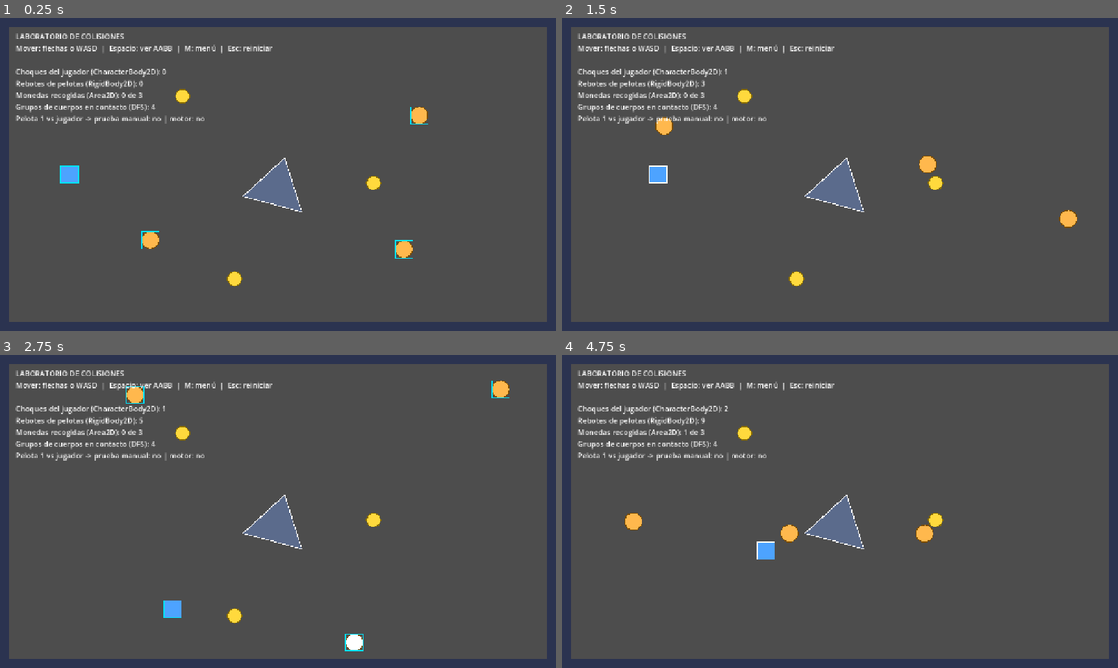
Above: before the commit, frames 1-4 (two rows, left to right).
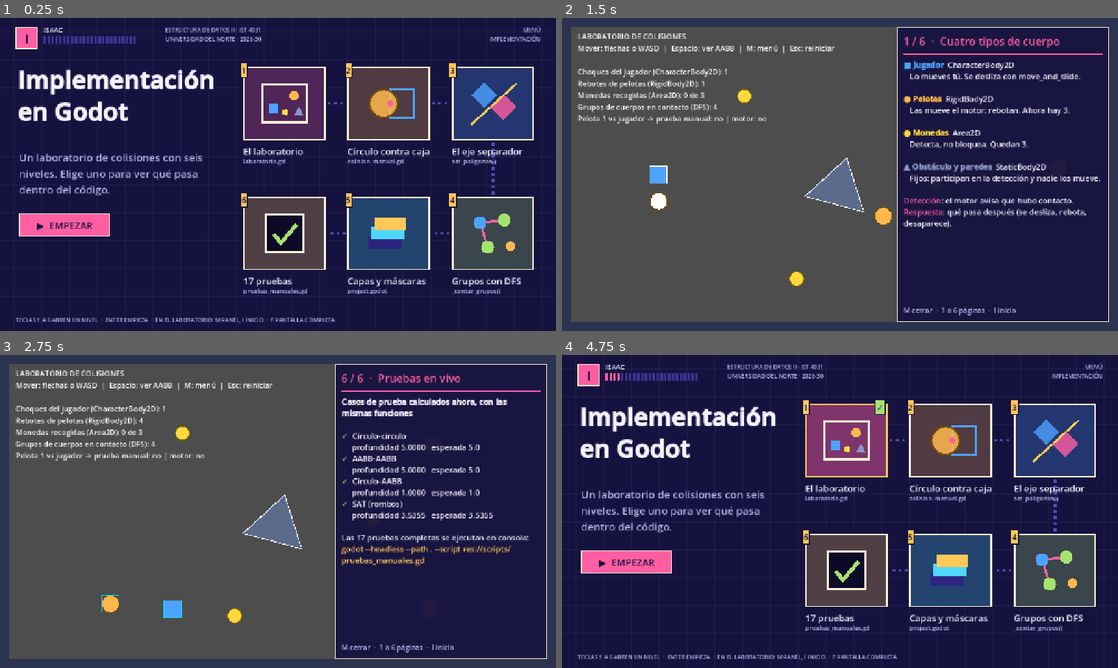
Above: after the commit, the same moments.

Repository: monte1003/Aplicacion-t-cnicas-de-colision-videojuegos-godot
Game: Godot game, scene res://escenas/inicio.tscn
Two runs of this game, one before a commit and one after it. Both use one fixed random seed, a clock stepped at 60 frames per second and the inputs below. Before the commit the project starts from res://escenas/laboratorio.tscn.
Inputs (mouse positions are in pixels of both pictures, inside the frame that each line leads up to):
- Up to frame 1 (0.25 s): no input
- Up to frame 2 (1.5 s): click (845, 102) at 0.52 s; tap Enter (ui_accept) at 1.25 s; hold Right (ui_right) from 1.28 s (still down); tap 1 at 1.35 s
- Up to frame 3 (2.75 s): tap Enter (ui_accept) at 1.52, 2.27 s; tap 6 at 1.55, 2.1 s; release Right (ui_right) at 2.03 s; hold Down (ui_down) from 2.03 s (still down); tap Keypad Enter at 2.3 s
- Up to frame 4 (4.75 s): release Down (ui_down) at 2.78 s; hold Right (ui_right) 2.78-3.53 s; tap Keypad Enter at 2.85 s; tap Space at 3.05, 3.6 s; hold Up (ui_up) 3.53-4.28 s; tap Enter (ui_accept) at 3.77, 4.52 s; tap F at 3.8, 4.35 s; hold Left (ui_left) from 4.28 s (still down); tap I at 4.55 s

The runs differ from the first frame. In frame 1, 92% of the frame differs, in the area x 0-100%, y 0-100%; in frame 2, 36%; in frame 3, 36%; in frame 4, 92%.

Commit message:
Agregar pantalla de inicio con seis niveles y página de SAT en el panel
El juego arranca en inicio.tscn; elegir un nivel abre el laboratorio con el
panel en esa página. El panel pasa a seis páginas (SAT en vivo contra el
triángulo) y la tecla I vuelve al inicio. Verificado con Godot 4.7: 17/17
pruebas, flujo inicio-laboratorio-inicio y capturas renderizadas.

Co-Authored-By: Claude Sonnet 5.5 <noreply@anthropic.com>
Claude-Session: https://claude.ai/code/session_01Jqc6UiQuMriwKK7kAoZ1g7

Diff:
--- /dev/null
+++ b/escenas/inicio.tscn
@@ -0,0 +1,12 @@
+[gd_scene load_steps=2 format=3]
+
+[ext_resource type="Script" path="res://scripts/inicio.gd" id="1_inicio"]
+
+[node name="Inicio" type="Control"]
+layout_mode = 3
+anchors_preset = 15
+anchor_right = 1.0
+anchor_bottom = 1.0
+grow_horizontal = 2
+grow_vertical = 2
+script = ExtResource("1_inicio")
--- a/project.godot
+++ b/project.godot
@@ -11,7 +11,7 @@
 [application]
 
 config/name="Ejemplo colision videojuegos"
-run/main_scene="res://escenas/laboratorio.tscn"
+run/main_scene="res://escenas/inicio.tscn"
 config/features=PackedStringArray("4.7", "Forward Plus")
 config/icon="res://icon.svg"
 
--- /dev/null
+++ b/scripts/inicio.gd
@@ -0,0 +1,225 @@
+extends Control
+## Pantalla de inicio: elegir un nivel abre el laboratorio con el panel (tecla M) en esa página.
+
+const LABORATORIO: String = "res://escenas/laboratorio.tscn"
+const C_FONDO: Color = Color("161240")
+const C_CREMA: Color = Color("fff3d6")
+const C_ROSA: Color = Color("ff5fa2")
+const C_AMARILLO: Color = Color("ffc857")
+const C_VERDE: Color = Color("a6e36e")
+const C_TEXTO: Color = Color("f7f2ff")
+const C_SUAVE: Color = Color("b9b2e8")
+const ANCHO_FICHA: float = 190.0
+const ALTO_FICHA: float = 170.0
+
+const NIVELES: Array = [
+	{"titulo": "El laboratorio", "archivo": "laboratorio.gd", "color": Color("ff5fa2")},
+	{"titulo": "Círculo contra caja", "archivo": "colision_manual.gd", "color": Color("ffb84d")},
+	{"titulo": "El eje separador", "archivo": "sat_poligonos()", "color": Color("4da3ff")},
+	{"titulo": "Grupos con DFS", "archivo": "_contar_grupos()", "color": Color("a6e36e")},
+	{"titulo": "Capas y máscaras", "archivo": "project.godot", "color": Color("4fd8ff")},
+	{"titulo": "17 pruebas", "archivo": "pruebas_manuales.gd", "color": Color("ffc857")},
+]
+## Posición de cada ficha: tres arriba y tres abajo, recorrido en zigzag.
+const POSICIONES: Array[Vector2] = [
+	Vector2(560.0, 112.0), Vector2(800.0, 112.0), Vector2(1040.0, 112.0),
+	Vector2(1040.0, 410.0), Vector2(800.0, 410.0), Vector2(560.0, 410.0),
+]
+
+var _insignias: Array[Label] = []
+
+
+func _ready() -> void:
+	_construir_textos()
+	for i in NIVELES.size():
+		_crear_ficha(i)
+
+
+func _construir_textos() -> void:
+	var avatar: Label = _etiqueta("I", Vector2(36.0, 20.0), 30, C_FONDO)
+	avatar.custom_minimum_size = Vector2(52.0, 52.0)
+	avatar.size = Vector2(52.0, 52.0)
+	avatar.horizontal_alignment = HORIZONTAL_ALIGNMENT_CENTER
+	avatar.vertical_alignment = VERTICAL_ALIGNMENT_CENTER
+	avatar.add_theme_stylebox_override("normal", _caja(C_ROSA, C_CREMA, 3))
+	_etiqueta("ISAAC", Vector2(100.0, 16.0), 15, C_TEXTO)
+	_etiqueta("ESTRUCTURA DE DATOS II · IST 4031\nUNIVERSIDAD DEL NORTE · 2026-30", Vector2(380.0, 18.0), 13, C_SUAVE).horizontal_alignment = HORIZONTAL_ALIGNMENT_CENTER
+	var derecha: Label = _etiqueta("MENÚ\nIMPLEMENTACIÓN", Vector2(900.0, 18.0), 13, C_SUAVE)
+	derecha.size = Vector2(344.0, 40.0)
+	derecha.horizontal_alignment = HORIZONTAL_ALIGNMENT_RIGHT
+
+	var fuente: FontVariation = FontVariation.new()
+	fuente.base_font = ThemeDB.fallback_font
+	fuente.variation_embolden = 0.9
+	var titulo: Label = _etiqueta("Implementación\nen Godot", Vector2(40.0, 104.0), 56, C_TEXTO)
+	titulo.add_theme_font_override("font", fuente)
+	titulo.add_theme_constant_override("line_spacing", -4)
+
+	var sub: Label = _etiqueta("Un laboratorio de colisiones con seis niveles. Elige uno para ver qué pasa dentro del código.", Vector2(44.0, 304.0), 24, C_SUAVE)
+	sub.autowrap_mode = TextServer.AUTOWRAP_WORD_SMART
+	sub.custom_minimum_size = Vector2(440.0, 0.0)
+	sub.size = Vector2(440.0, 120.0)
+
+	var empezar: Button = Button.new()
+	empezar.text = "▶  EMPEZAR"
+	empezar.position = Vector2(44.0, 450.0)
+	empezar.custom_minimum_size = Vector2(210.0, 54.0)
+	empezar.focus_mode = Control.FOCUS_NONE
+	empezar.add_theme_font_size_override("font_size", 22)
+	empezar.add_theme_color_override("font_color", C_FONDO)
+	empezar.add_theme_color_override("font_hover_color", C_FONDO)
+	empezar.add_theme_color_override("font_pressed_color", C_FONDO)
+	empezar.add_theme_stylebox_override("normal", _caja(C_ROSA, C_CREMA, 3))
+	empezar.add_theme_stylebox_override("hover", _caja(C_ROSA.lightened(0.2), C_AMARILLO, 3))
+	empezar.add_theme_stylebox_override("pressed", _caja(C_ROSA.darkened(0.15), C_CREMA, 3))
+	empezar.pressed.connect(_abrir.bind(1))
+	add_child(empezar)
+
+	_etiqueta("TECLAS 1 A 6 ABREN UN NIVEL  ·  ENTER EMPIEZA  ·  EN EL LABORATORIO: M PANEL, I INICIO  ·  F PANTALLA COMPLETA", Vector2(36.0, 686.0), 13, C_SUAVE)
+
+
+func _crear_ficha(indice: int) -> void:
+	var nivel: Dictionary = NIVELES[indice]
+	var color: Color = nivel["color"]
+	var origen: Vector2 = POSICIONES[indice]
+
+	var ficha: Button = Button.new()
+	ficha.position = origen
+	ficha.custom_minimum_size = Vector2(ANCHO_FICHA, ALTO_FICHA)
+	ficha.size = Vector2(ANCHO_FICHA, ALTO_FICHA)
+	ficha.focus_mode = Control.FOCUS_NONE
+	ficha.tooltip_text = "%d. %s" % [indice + 1, nivel["titulo"]]
+	ficha.add_theme_stylebox_override("normal", _caja(C_FONDO.lerp(color, 0.25), C_CREMA, 4))
+	ficha.add_theme_stylebox_override("hover", _caja(C_FONDO.lerp(color, 0.45), C_AMARILLO, 4))
+	ficha.add_theme_stylebox_override("pressed", _caja(C_FONDO.lerp(color, 0.35), C_AMARILLO, 4))
+	ficha.pressed.connect(_abrir.bind(indice + 1))
+	ficha.draw.connect(_dibujar_icono.bind(ficha, indice))
+	add_child(ficha)
+
+	var numero: Label = _etiqueta(str(indice + 1), origen + Vector2(-8.0, -10.0), 20, C_FONDO)
+	numero.add_theme_stylebox_override("normal", _caja(C_AMARILLO, C_FONDO, 3))
+	numero.horizontal_alignment = HORIZONTAL_ALIGNMENT_CENTER
+
+	var visto: Label = _etiqueta("✓", origen + Vector2(ANCHO_FICHA - 30.0, -10.0), 20, C_FONDO)
+	visto.add_theme_stylebox_override("normal", _caja(C_VERDE, C_FONDO, 3))
+	visto.horizontal_alignment = HORIZONTAL_ALIGNMENT_CENTER
+	visto.visible = _visitados().has(indice + 1)
+	_insignias.append(visto)
+
+	_etiqueta(nivel["titulo"], origen + Vector2(0.0, ALTO_FICHA + 10.0), 21, C_TEXTO)
+	_etiqueta(nivel["archivo"], origen + Vector2(0.0, ALTO_FICHA + 38.0), 14, C_SUAVE)
+
+
+func _etiqueta(texto: String, posicion: Vector2, tamano: int, color: Color) -> Label:
+	var e: Label = Label.new()
+	e.text = texto
+	e.position = posicion
+	e.mouse_filter = Control.MOUSE_FILTER_IGNORE
+	e.add_theme_font_size_override("font_size", tamano)
+	e.add_theme_color_override("font_color", color)
+	add_child(e)
+	return e
+
+
+func _caja(relleno: Color, borde: Color, grosor: int) -> StyleBoxFlat:
+	var s: StyleBoxFlat = StyleBoxFlat.new()
+	s.bg_color = relleno
+	s.border_color = borde
+	s.set_border_width_all(grosor)
+	s.set_content_margin_all(4)
+	return s
+
+
+func _visitados() -> Dictionary:
+	if not Engine.has_meta("niveles_visitados"):
+		Engine.set_meta("niveles_visitados", {})
+	return Engine.get_meta("niveles_visitados")
+
+
+func _abrir(nivel: int) -> void:
+	_visitados()[nivel] = true
+	Engine.set_meta("pagina_inicial", nivel)
+	get_tree().change_scene_to_file(LABORATORIO)
+
+
+func _unhandled_key_input(evento: InputEvent) -> void:
+	var tecla: InputEventKey = evento as InputEventKey
+	if tecla == null or not tecla.pressed or tecla.echo:
+		return
+	if tecla.physical_keycode >= KEY_1 and tecla.physical_keycode <= KEY_6:
+		_abrir(tecla.physical_keycode - KEY_1 + 1)
+	elif tecla.physical_keycode == KEY_ENTER or tecla.physical_keycode == KEY_KP_ENTER or tecla.physical_keycode == KEY_SPACE:
+		_abrir(1)
+	elif tecla.physical_keycode == KEY_F:
+		if DisplayServer.window_get_mode() == DisplayServer.WINDOW_MODE_FULLSCREEN:
+			DisplayServer.window_set_mode(DisplayServer.WINDOW_MODE_WINDOWED)
+		else:
+			DisplayServer.window_set_mode(DisplayServer.WINDOW_MODE_FULLSCREEN)
+
+
+func _draw() -> void:
+	var tam: Vector2 = get_viewport_rect().size
+	draw_rect(Rect2(Vector2.ZERO, tam), C_FONDO)
+	var linea: Color = Color(1.0, 1.0, 1.0, 0.035)
+	var x: float = 0.0
+	while x < tam.x:
+		draw_line(Vector2(x, 0.0), Vector2(x, tam.y), linea, 1.0)
+		x += 32.0
+	var y: float = 0.0
+	while y < tam.y:
+		draw_line(Vector2(0.0, y), Vector2(tam.x, y), linea, 1.0)
+		y += 32.0
+	# barra de progreso: un segmento de 24 por cada sexto de niveles vistos
+	var activos: int = roundi(_visitados().size() / 6.0 * 24.0)
+	for i in 24:
+		var c: Color = C_ROSA if i < activos else Color("3a3392")
+		draw_rect(Rect2(100.0 + i * 9.0, 42.0, 6.0, 16.0), c)
+	# camino punteado entre fichas
+	var mitad: Vector2 = Vector2(ANCHO_FICHA, ALTO_FICHA) / 2.0
+	var punteado: Color = Color("5149b8")
+	for par: Array in [[0, 1], [1, 2], [2, 3], [3, 4], [4, 5]]:
+		var a: Vector2 = POSICIONES[par[0]] + mitad
+		var b: Vector2 = POSICIONES[par[1]] + mitad
+		var dir: Vector2 = (b - a).normalized()
+		var largo: float = a.distance_to(b) - ANCHO_FICHA if absf(dir.x) > 0.5 else a.distance_to(b) - ALTO_FICHA
+		var inicio: Vector2 = a + dir * (ANCHO_FICHA / 2.0 if absf(dir.x) > 0.5 else ALTO_FICHA / 2.0)
+		var d: float = 8.0
+		while d < largo - 4.0:
+			draw_rect(Rect2(inicio + dir * d - Vector2(3.0, 3.0), Vector2(6.0, 6.0)), punteado)
+			d += 14.0
+
+
+func _dibujar_icono(ficha: Control, indice: int) -> void:
+	var c: Vector2 = ficha.size / 2.0
+	var crema: Color = C_CREMA
+	match indice:
+		0:
+			ficha.draw_rect(Rect2(c + Vector2(-52.0, -44.0), Vector2(104.0, 88.0)), crema, false, 5.0)
+			ficha.draw_circle(c + Vector2(22.0, -18.0), 11.0, Color("ffb84d"))
+			ficha.draw_rect(Rect2(c + Vector2(-36.0, 0.0), Vector2(22.0, 22.0)), Color("4da3ff"))
+			ficha.draw_circle(c + Vector2(2.0, 20.0), 7.0, Color("ffd93d"))
+			ficha.draw_colored_polygon(PackedVector2Array([c + Vector2(22.0, 28.0), c + Vector2(44.0, 28.0), c + Vector2(33.0, 6.0)]), Color("8b98c4"))
+		1:
+			ficha.draw_rect(Rect2(c + Vector2(4.0, -34.0), Vector2(54.0, 68.0)), Color("4da3ff"), false, 5.0)
+			ficha.draw_circle(c + Vector2(-12.0, 0.0), 32.0, Color("ffb84dd9"))
+			ficha.draw_arc(c + Vector2(-12.0, 0.0), 32.0, 0.0, TAU, 32, Color("7a4b00"), 4.0)
+			ficha.draw_colored_polygon(PackedVector2Array([c + Vector2(4.0, -9.0), c + Vector2(13.0, 0.0), c + Vector2(4.0, 9.0), c + Vector2(-5.0, 0.0)]), C_ROSA)
+		2:
+			ficha.draw_colored_polygon(PackedVector2Array([c + Vector2(-20.0, -50.0), c + Vector2(10.0, -20.0), c + Vector2(-20.0, 10.0), c + Vector2(-50.0, -20.0)]), Color("4da3ffcc"))
+			ficha.draw_colored_polygon(PackedVector2Array([c + Vector2(24.0, -22.0), c + Vector2(54.0, 8.0), c + Vector2(24.0, 38.0), c + Vector2(-6.0, 8.0)]), Color("ff5fa2cc"))
+			ficha.draw_line(c + Vector2(-50.0, 48.0), c + Vector2(54.0, -46.0), C_AMARILLO, 5.0)
+		3:
+			ficha.draw_line(c + Vector2(-30.0, -24.0), c + Vector2(26.0, -30.0), C_ROSA, 5.0)
+			ficha.draw_line(c + Vector2(-30.0, -24.0), c + Vector2(-12.0, 32.0), C_ROSA, 5.0)
+			ficha.draw_circle(c + Vector2(-30.0, -24.0), 15.0, Color("4da3ff"))
+			ficha.draw_circle(c + Vector2(26.0, -30.0), 15.0, Color("a6e36e"))
+			ficha.draw_circle(c + Vector2(-12.0, 32.0), 15.0, Color("a6e36e"))
+			ficha.draw_circle(c + Vector2(40.0, 30.0), 11.0, Color("ffb84d"))
+		4:
+			ficha.draw_rect(Rect2(c + Vector2(-48.0, 8.0), Vector2(78.0, 28.0)), Color("2b2580"))
+			ficha.draw_rect(Rect2(c + Vector2(-40.0, -14.0), Vector2(78.0, 28.0)), Color("4fd8ff"))
+			ficha.draw_rect(Rect2(c + Vector2(-32.0, -36.0), Vector2(72.0, 28.0)), C_AMARILLO)
+		5:
+			ficha.draw_rect(Rect2(c + Vector2(-44.0, -44.0), Vector2(88.0, 88.0)), Color("0c0a26"))
+			ficha.draw_rect(Rect2(c + Vector2(-44.0, -44.0), Vector2(88.0, 88.0)), crema, false, 5.0)
+			ficha.draw_polyline(PackedVector2Array([c + Vector2(-26.0, 2.0), c + Vector2(-8.0, 22.0), c + Vector2(28.0, -20.0)]), C_VERDE, 9.0)
--- a/scripts/laboratorio.gd
+++ b/scripts/laboratorio.gd
@@ -28,7 +28,11 @@
 		_monedas_total += 1
 	# Se carga por ruta para no depender del registro de clases de Godot
 	var menu: GDScript = load("res://scripts/menu_implementacion.gd")
-	add_child(menu.new())
+	var panel: Node = menu.new()
+	add_child(panel)
+	if Engine.has_meta("pagina_inicial"):
+		panel.abrir_en(int(Engine.get_meta("pagina_inicial")) - 1)
+		Engine.remove_meta("pagina_inicial")
 	_actualizar_texto()
 
 
--- a/scripts/menu_implementacion.gd
+++ b/scripts/menu_implementacion.gd
@@ -1,11 +1,12 @@
 class_name MenuImplementacion
 extends CanvasLayer
 ## Panel que explica la implementación mientras corre el laboratorio.
-## M abre y cierra; 1 a 5 cambian de página. Las páginas 2 a 5 leen datos reales.
+## M abre y cierra; 1 a 6 cambian de página; I vuelve al inicio. Las páginas 2 a 6 leen datos reales.
 
 const TITULOS: Array[String] = [
 	"Cuatro tipos de cuerpo",
 	"Círculo contra caja (en vivo)",
+	"El eje separador (en vivo)",
 	"Grupos con DFS (en vivo)",
 	"Capas y máscaras (reales)",
 	"Pruebas en vivo",
@@ -62,13 +63,13 @@
 	_cuerpo.bbcode_enabled = true
 	_cuerpo.scroll_active = false
 	_cuerpo.size_flags_vertical = Control.SIZE_EXPAND_FILL
-	_cuerpo.add_theme_font_size_override("normal_font_size", 20)
-	_cuerpo.add_theme_font_size_override("bold_font_size", 20)
+	_cuerpo.add_theme_font_size_override("normal_font_size", 18)
+	_cuerpo.add_theme_font_size_override("bold_font_size", 18)
 	_cuerpo.add_theme_color_override("default_color", C_TEXTO)
 	caja.add_child(_cuerpo)
 
 	var pie: Label = Label.new()
-	pie.text = "M cerrar   ·   1 a 5 cambian de página"
+	pie.text = "M cerrar  ·  1 a 6 páginas  ·  I inicio"
 	pie.add_theme_font_size_override("font_size", 16)
 	pie.add_theme_color_override("font_color", Color("b9b2e8"))
 	caja.add_child(pie)
@@ -81,8 +82,11 @@
 	if tecla.physical_keycode == KEY_M:
 		_alternar()
 		get_viewport().set_input_as_handled()
+	elif tecla.physical_keycode == KEY_I:
+		get_viewport().set_input_as_handled()
+		get_tree().change_scene_to_file("res://escenas/inicio.tscn")
 	elif _panel.visible:
-		if tecla.physical_keycode >= KEY_1 and tecla.physical_keycode <= KEY_5:
+		if tecla.physical_keycode >= KEY_1 and tecla.physical_keycode <= KEY_6:
 			_pagina = tecla.physical_keycode - KEY_1
 			_actualizar()
 			get_viewport().set_input_as_handled()
@@ -106,6 +110,11 @@
 		_actualizar()
 
 
+func abrir_en(numero: int) -> void:
+	_panel.visible = true
+	ir_a_pagina(numero)
+
+
 func ir_a_pagina(numero: int) -> void:
 	_pagina = clampi(numero, 0, TITULOS.size() - 1)
 	_actualizar()
@@ -118,8 +127,10 @@
 		1:
 			return _pagina_circulo_caja()
 		2:
+			return _pagina_sat()
+		3:
 			return _pagina_grupos()
-		3:
+		4:
 			return _pagina_capas()
 		_:
 			return _pagina_pruebas()
@@ -191,6 +202,38 @@
 	)
 
 
+func _pagina_sat() -> String:
+	var jugador: Jugador = _jugador()
+	var forma: CollisionPolygon2D = _lab.get_node("Obstaculo/Forma") as CollisionPolygon2D
+	if jugador == null or forma == null:
+		return "Faltan el jugador o el obstáculo."
+	var caja: Rect2 = jugador.caja_global()
+	var va: PackedVector2Array = PackedVector2Array([
+		caja.position, Vector2(caja.end.x, caja.position.y), caja.end, Vector2(caja.position.x, caja.end.y)
+	])
+	var vb: PackedVector2Array = PackedVector2Array()
+	for punto: Vector2 in forma.polygon:
+		vb.append(forma.global_transform * punto)
+	var r: Dictionary = ColisionManual.sat_poligonos(va, vb)
+	var veredicto: String = "[color=#ff5a5f][b]SEPARADOS[/b][/color]\n   Algún eje deja un hueco: se detiene sin seguir."
+	if not r.is_empty():
+		var normal: Vector2 = r["normal"]
+		veredicto = "[color=#a6e36e][b]CHOCAN[/b][/color]\n   normal (%.2f, %.2f)   profundidad %.1f" % [normal.x, normal.y, r["profundidad"]]
+	return (
+		"[b]Jugador contra el triángulo[/b]\n"
+		+ "Acércalo al triángulo y mira cómo cambia.\n\n"
+		+ "[color=#ff5fa2][b]1  Ejes[/b][/color]\n"
+		+ "   Normal de cada arista: %d + %d = %d ejes.\n\n" % [va.size(), vb.size(), va.size() + vb.size()]
+		+ "[color=#ff5fa2][b]2  Sombras[/b][/color]\n"
+		+ "   Se proyectan las dos formas en cada eje.\n\n"
+		+ "[color=#ff5fa2][b]3  Solapes[/b][/color]\n"
+		+ "   Si un eje las separa, no chocan.\n"
+		+ "   Si ninguno separa, el de menor solape da normal y profundidad.\n\n"
+		+ "%s\n\n" % veredicto
+		+ "[color=#ffc857]Prueba: rombos a 15 dan 3.5355.[/color]  SAT solo sirve con polígonos convexos."
+	)
+
+
 func _pagina_grupos() -> String:
 	var cuerpos: Array = [_jugador()]
 	cuerpos.append_array(get_tree().get_nodes_in_group("pelotas"))
@@ -232,8 +275,8 @@
 		if nodo is StaticBody2D:
 			texto += "   fijo: no escanea a nadie\n"
 		else:
-			texto += "   mira a: %s (máscara %d)\n" % [_nombres_bits(nodo.collision_mask), nodo.collision_mask]
-	texto += "\nCapa = en qué grupo estoy. Máscara = a qué grupos miro. Si ninguna de las dos mira a la otra, el par ni se prueba."
+			texto += "   mira a: %s (%d)\n" % [_nombres_bits(nodo.collision_mask), nodo.collision_mask]
+	texto += "\nEntre paréntesis va el valor de la capa o la máscara.\nSi ninguna de las dos mira a la otra, el par ni se prueba."
 	return texto
 
 
Not shown, added: scripts/inicio.gd.uid
